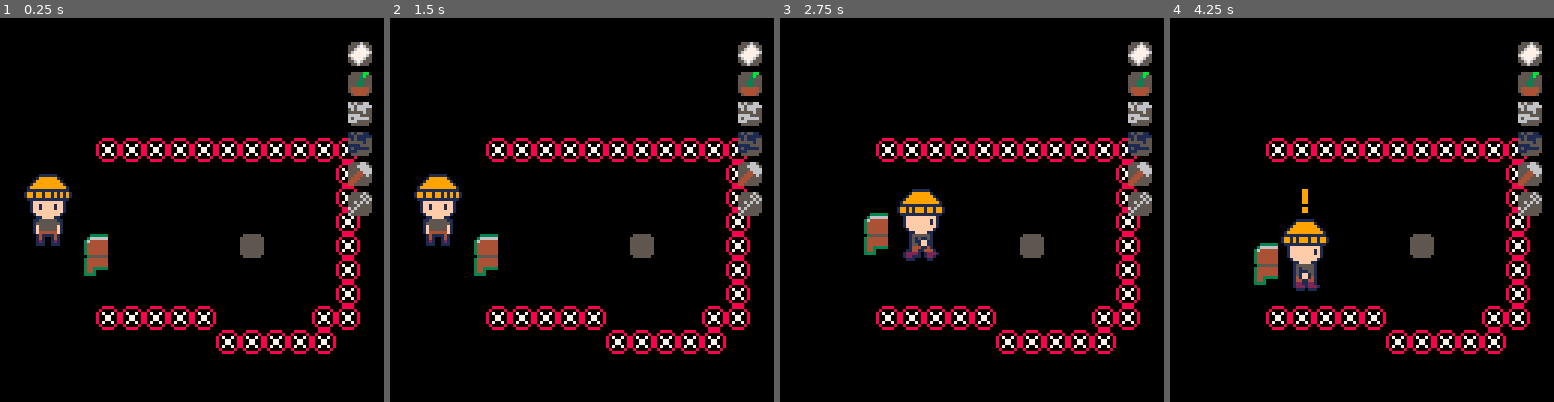
Above: before the commit, frames 1-4 (left to right).
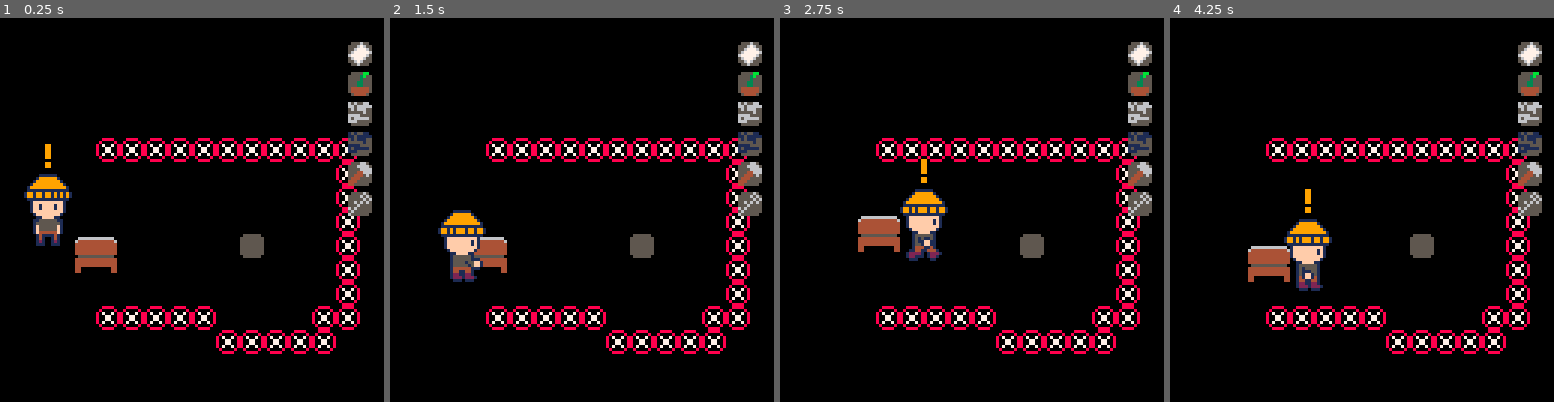
Above: after the commit, the same moments.

Repository: PaoloPortugal/one-last-visit
Game: PICO-8 cartridge mini-jam.p8
Two runs of this game, one before a commit and one after it. Both use one fixed random seed, a clock stepped at 60 frames per second and the inputs below.
Inputs:
- Up to frame 1 (0.25 s): no input
- Up to frame 2 (1.5 s): tap O (Z key) at 0.7 s
- Up to frame 3 (2.75 s): hold Right 1.6-2.1 s; tap O (Z key) at 1.7, 2.1, 2.5 s; hold Up 2.15-2.42 s; hold Right from 2.47 s (still down)
- Up to frame 4 (4.25 s): tap O (Z key) every 0.4 s from 2.9 to 4.1 s; release Right at 3.03 s; hold Left 3.08-3.58 s; hold Down 3.63-3.97 s; hold Right from 4.02 s (still down)

The runs differ from the first frame. In frame 1, 0.7% of the frame differs, in the area x 11-31%, y 32-68%; in frame 2, 3.2%, in the area x 6-31%, y 40-69%; in frame 3, 1.5%; in frame 4, 1.5%.

Commit message:
fixed the chair

Diff:
--- a/entities.lua
+++ b/entities.lua
@@ -307,7 +307,7 @@
         dx=0,
         dy=0,
 
-        w=8, -- width
+        w=16, -- width
         h=16, -- height
 
         snap_tile_x=11,
@@ -317,7 +317,7 @@
         interacting=false,
 
         interact=function(self)
-            if self.x==self.snap_tile_x*8+4 and self.y==self.snap_tile_y*8 then
+            if self.x==self.snap_tile_x*8+4 and self.y==self.snap_tile_y*8+4 then
                 add(player.inventory,"bedroom_key")
                 self.interactable=false
             end
@@ -325,7 +325,7 @@
 
         update=function(self)
             if self.interacting then
-                if not (self.x==self.snap_tile_x*8+4 and self.y==self.snap_tile_y*8) then
+                if not (self.x==self.snap_tile_x*8+4 and self.y==self.snap_tile_y*8+4) then
                     self.dx=player.dx
                     self.dy=player.dy
                     self:handle_horizontal_movement()
@@ -335,9 +335,11 @@
                     if player.x < self.x then
                         -- player is on the left
                         player.x=self.x-8
+                        player.flipx=false
                     elseif player.x > self.x then
                         -- player is on the right
                         player.x=self.x+8
+                        player.flipx=true
                     end
                     player.y=self.y-4
 
@@ -348,7 +350,7 @@
                     if chair_bottom_tile_x==self.snap_tile_x and chair_bottom_tile_y==self.snap_tile_y then
                         -- snap chair to exact position
                         self.x=self.snap_tile_x*8+4
-                        self.y=self.snap_tile_y*8
+                        self.y=self.snap_tile_y*8+4
                         -- stop interaction
                         self.interacting=false
                         player.interacting=false
@@ -418,19 +420,18 @@
 
         draw=function(self)
             -- draw chair top
-            spr(sprites.chair,
-                self.x-(self.w/2),
-                self.y-(self.h/2),
-                1,1,
-                false,
-                false)
-            -- draw chair bottom (16 sprites after chair top)
-            spr(sprites.chair+16,
-                self.x-(self.w/2),
-                self.y-(self.h/2)+8,
-                1,1,
-                false,
-                false)
+            local x_base=self.x-(self.w/2)
+            local y_base=self.y-(self.h/2)
+            pal(3,0)
+            local sprite_tl=sprites.chair
+            local sprite_tr=sprite_tl+1
+            local sprite_ml=sprite_tl+16
+            local sprite_mr=sprite_ml+1
+            spr(sprite_tl, x_base, y_base, 1, 1, false, false)
+            spr(sprite_tr, x_base+8, y_base, 1, 1, false, false)
+            spr(sprite_ml, x_base, y_base+8, 1, 1, false, false)
+            spr(sprite_mr, x_base+8, y_base+8, 1, 1, false, false)
+            pal()
         end,
     }
     return c
